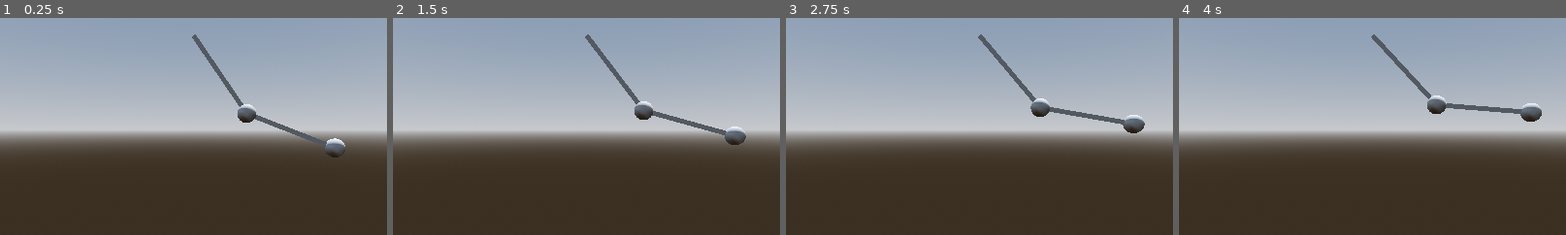
Above: before the commit, frames 1-4 (left to right).
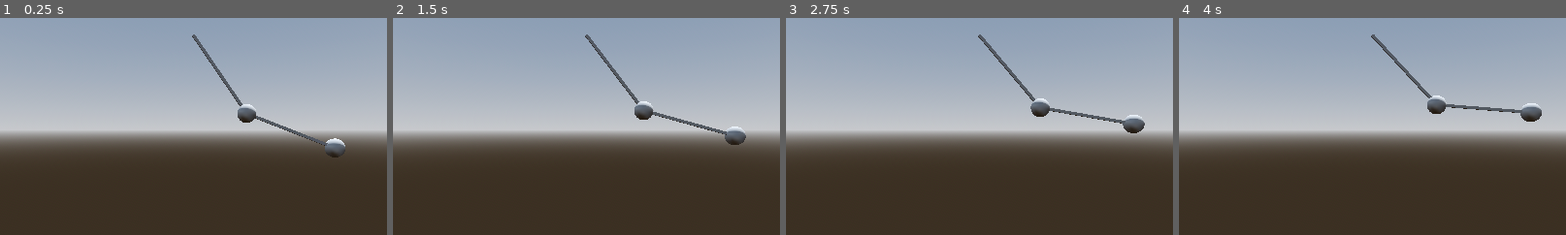
Above: after the commit, the same moments.

Repository: perfectwing1236/COMP-360-Group-2-Assignment-3
Game: Godot game, scene res://root.tscn
The game is run twice, just before and just after one commit, with the same random seed, the same clock (stepped at 60 frames per second) and the same inputs.
Inputs:
- Up to frame 1 (0.25 s): no input
- Up to frame 2 (1.5 s): no input
- Up to frame 3 (2.75 s): no input
- Up to frame 4 (4 s): no input
The pictures show only the part of the screen within x 25-75%, y 24-74%; the shares and areas given below are measured in that part.

The runs differ from the first frame. In frame 1, 0.4% of the frame differs, in the area x 49-85%, y 7-60%; in frame 2, 0.4%; in frame 3, 0.4%; in frame 4, 0.4%, in the area x 49-89%, y 7-45%.

Commit message:
Add thickness to pendulum mesh

Diff:
--- a/root.tscn
+++ b/root.tscn
@@ -20,7 +20,7 @@
 height = 0.2
 
 [sub_resource type="BoxMesh" id="BoxMesh_rkdqe"]
-size = Vector3(0.05, 1, 0)
+size = Vector3(0.03, 1, 0.03)
 
 [node name="root" type="Node3D"]
 
